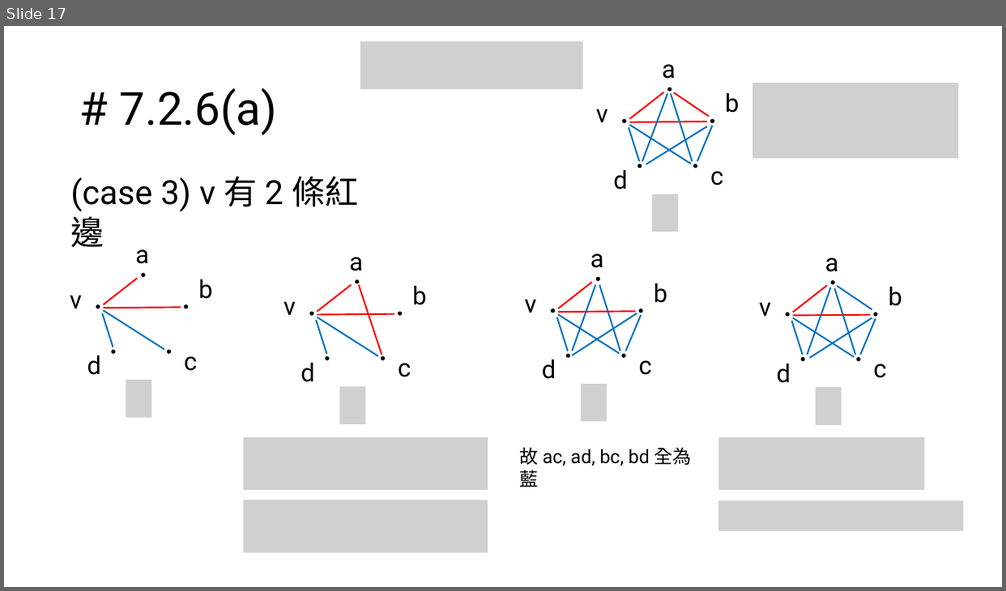
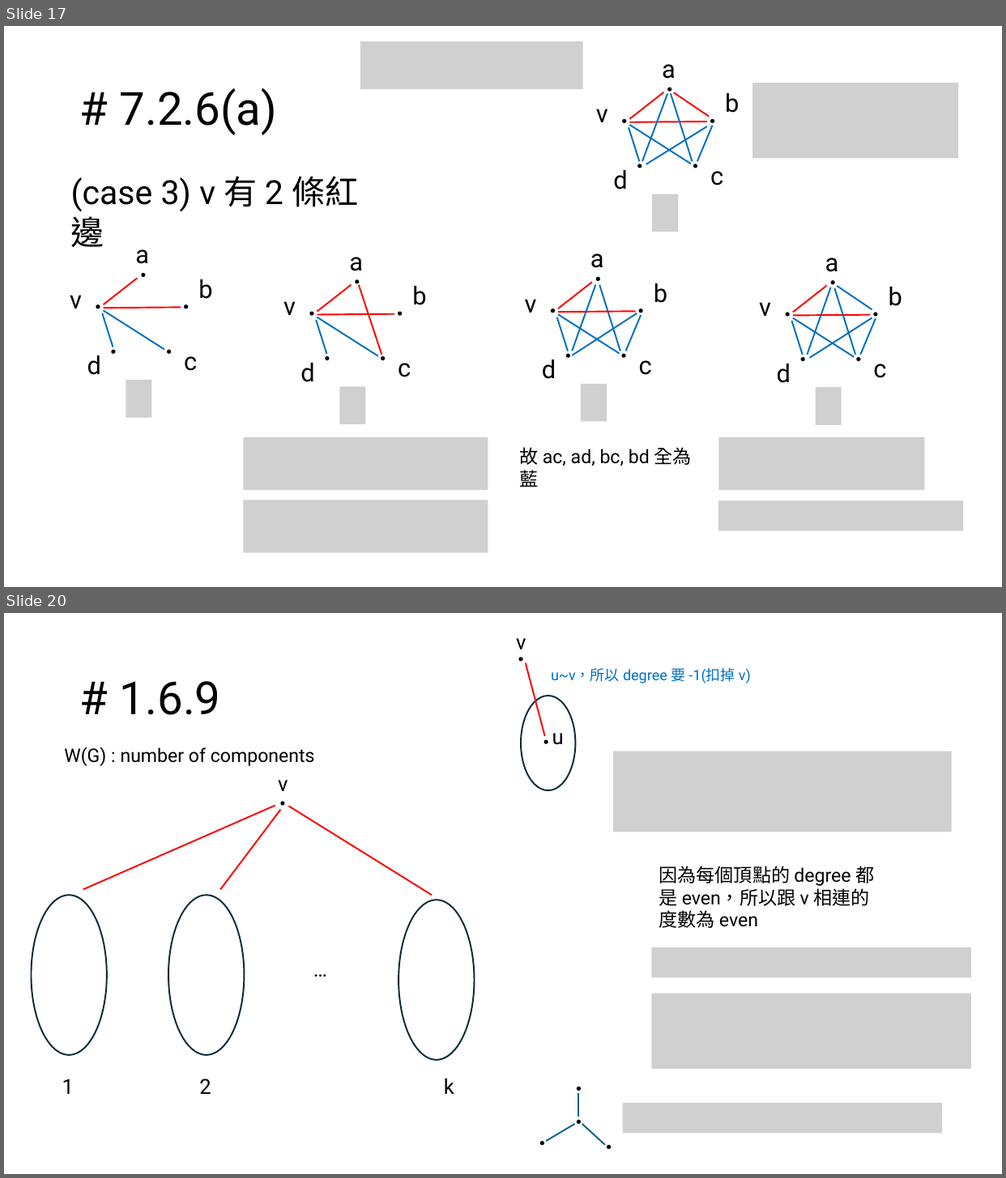
Before and after one commit to PuiPu/senior-college-spring, a slide deck: 圖論/期中圖.pptx. Shown one above the other, each under a label of ours: slide 17 before the commit, slides 17 and 20 after it; the slides between them are not shown. The pictures are 1006x591 and 1006x1178 pixels, drawn with LibreOffice and Linux fonts; fonts in the diff are those of the drawing; grey boxes stand for pictures. Boxes give left, top, right and bottom in pixels: in the first picture for what was removed or moved away, otherwise in the second. Text is boxed around its words. In the diff, an @@ line names an element or a change of style, - is before the commit and + after.

```diff
--- a/圖論/期中圖.pptx
+++ b/圖論/期中圖.pptx
@@ slide 20 added at (x1=4, y1=613, x2=1002, y2=1174), background #FFFFFF @@
@@ text added at (x1=516, y1=638, x2=526, y2=649), 20 pt, text #000000 @@
+v
@@ ellipse added at (x1=519, y1=658, x2=523, y2=662), fill #000000 @@
@@ title added at (x1=120, y1=681, x2=221, y2=715), 44 pt, text #000000 @@
+# 1.6.9
@@ line added from (526, 663) to (545, 736), #FF0000 1.5 pt @@
@@ text added at (x1=551, y1=668, x2=751, y2=683), 14 pt, text #0070C0 @@
+u~v，所以 degree 要 -1(扣掉 v)
@@ ellipse added at (x1=521, y1=696, x2=575, y2=790), outline #092A39 1.5 pt @@
@@ text added at (x1=552, y1=733, x2=564, y2=745), 20 pt, text #000000 @@
+u
@@ text added at (x1=64, y1=747, x2=315, y2=766), 18 pt, text #000000 @@
+W(G) : number of components
@@ ellipse added at (x1=543, y1=740, x2=548, y2=745), fill #000000 @@
@@ picture added at (x1=613, y1=752, x2=952, y2=833) @@
@@ text added at (x1=278, y1=780, x2=288, y2=791), 20 pt, text #000000 @@
+v
@@ line added from (83, 890) to (275, 806), #FF0000 1.5 pt @@
@@ ellipse added at (x1=280, y1=802, x2=285, y2=806), fill #000000 @@
@@ line added from (288, 806) to (432, 895), #FF0000 1.5 pt @@
@@ line added from (220, 890) to (280, 810), #FF0000 1.5 pt @@
@@ text added at (x1=659, y1=866, x2=874, y2=928), 18 pt, text #000000 @@
+因為每個頂點的 degree 都是 even，所以跟 v 相連的度數為 even
@@ ellipse added at (x1=31, y1=895, x2=107, y2=1055), outline #092A39 1.5 pt @@
@@ ellipse added at (x1=168, y1=895, x2=245, y2=1055), outline #092A39 1.5 pt @@
@@ ellipse added at (x1=398, y1=900, x2=474, y2=1060), outline #092A39 1.5 pt @@
@@ picture added at (x1=651, y1=948, x2=971, y2=977) @@
@@ text added at (x1=306, y1=953, x2=335, y2=986), 20 pt, text #000000 @@
+…
@@ picture added at (x1=651, y1=994, x2=971, y2=1069) @@
@@ text added at (x1=62, y1=1079, x2=74, y2=1094), 20 pt, text #000000 @@
+1
@@ text added at (x1=199, y1=1079, x2=211, y2=1094), 20 pt, text #000000 @@
+2
@@ text added at (x1=444, y1=1078, x2=454, y2=1094), 20 pt, text #000000 @@
+k
@@ picture added at (x1=622, y1=1103, x2=942, y2=1133) @@
@@ group added at (x1=540, y1=1087, x2=612, y2=1150): 4 ellipses, 3 lines @@
```
Also in this commit, not shown: 1 slide changed, 2 other slides added, 5 other files.
